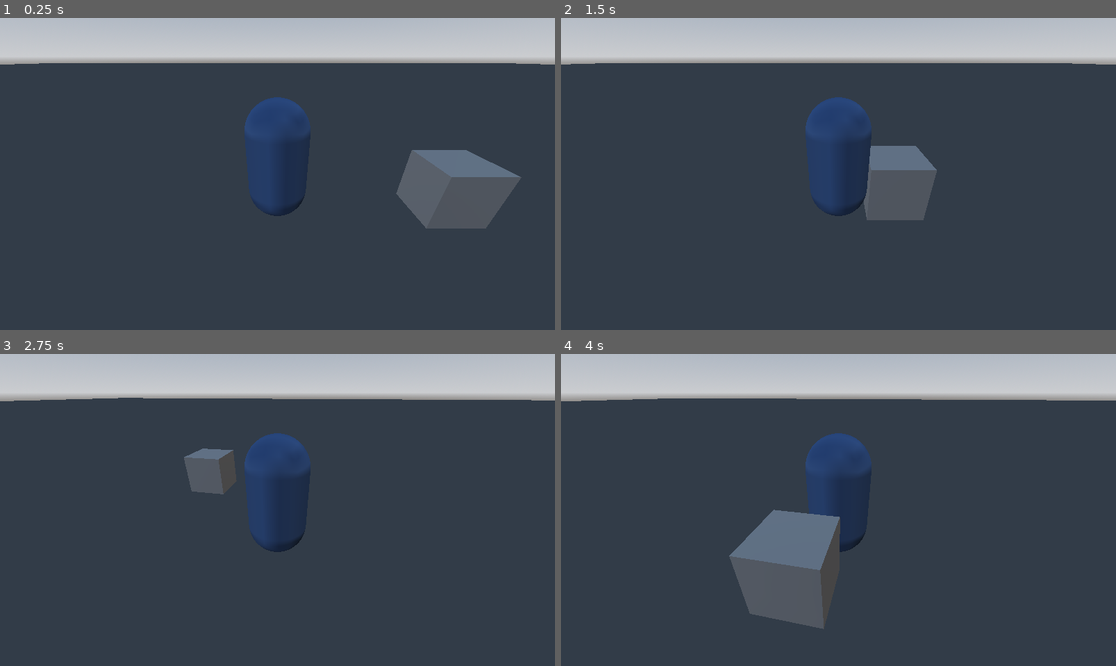
Above: before the commit, frames 1-4 (two rows, left to right).
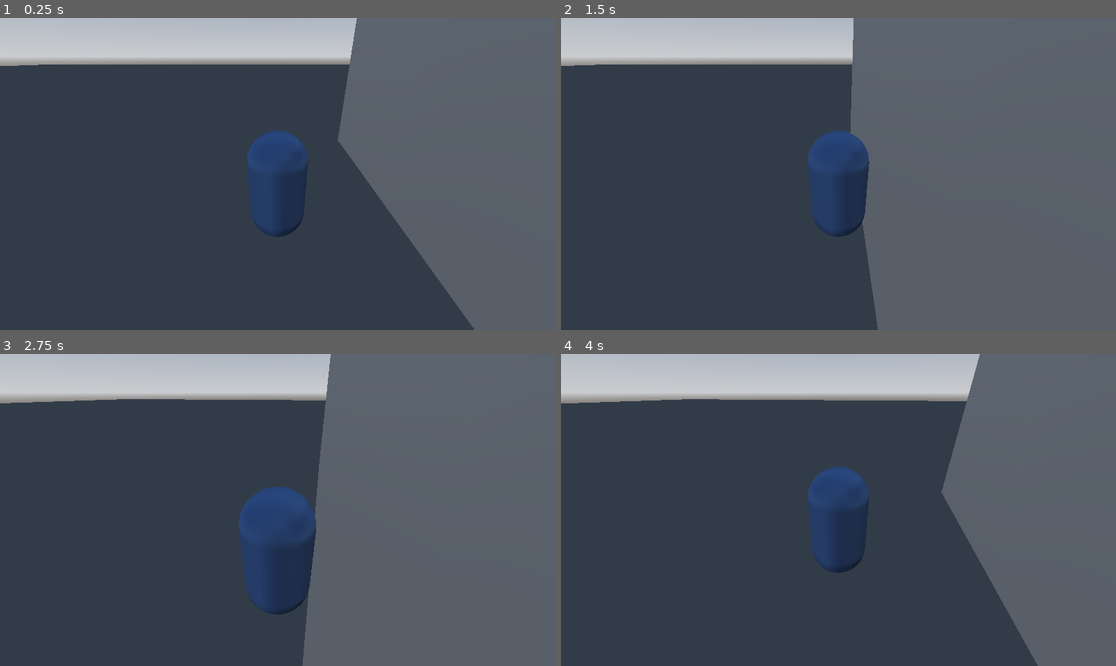
Above: after the commit, the same moments.

Repository: tmrupp/GGJ2026
Game: Godot game, scene res://scenes/tom.tscn
Same seed, same stepped clock (60 frames per second), same inputs: the game is played once before the commit and once after it.
Inputs:
- Up to frame 1 (0.25 s): no input
- Up to frame 2 (1.5 s): tap Enter at 0.5 s; hold D (Right) 0.53-1.28 s; tap Q (Clockwise) at 0.6 s; hold S (Back) from 1.28 s (still down); tap E (CounterClockwise) at 1.35 s
- Up to frame 3 (2.75 s): release S (Back) at 2.03 s; hold D (Right) from 2.03 s (still down); tap Q (Clockwise) at 2.1 s
- Up to frame 4 (4 s): release D (Right) at 2.78 s; hold W (Forward) 2.78-3.53 s; tap E (CounterClockwise) at 2.85 s; hold A (Left) from 3.53 s (still down); tap Q (Clockwise) at 3.6 s

The runs differ from the first frame. In frame 1, 30% of the frame differs, in the area x 0-100%, y 0-100%; in frame 2, 46%; in frame 3, 48%; in frame 4, 33%.

Commit message:
spring arm

Diff:
--- a/scenes/tom.tscn
+++ b/scenes/tom.tscn
@@ -32,6 +32,14 @@
 
 [sub_resource type="CapsuleShape3D" id="CapsuleShape3D_jvnnc"]
 
+[sub_resource type="SphereShape3D" id="SphereShape3D_eah0l"]
+
+[sub_resource type="StandardMaterial3D" id="StandardMaterial3D_7m3ry"]
+albedo_color = Color(1, 0, 0, 1)
+
+[sub_resource type="SphereMesh" id="SphereMesh_jvnnc"]
+material = SubResource("StandardMaterial3D_7m3ry")
+
 [node name="Main" type="Node3D"]
 
 [node name="WorldEnvironment" type="WorldEnvironment" parent="."]
@@ -41,25 +49,41 @@
 transform = Transform3D(100, 0, 0, 0, 100, 0, 0, 0, 100, 0, 0, 0)
 mesh = SubResource("PlaneMesh_eah0l")
 
-[node name="RigidBody3D" type="StaticBody3D" parent="."]
-transform = Transform3D(1, 0, 0, 0, 1, 0, 0, 0, 1, 3, 0.5, 0)
+[node name="Wall" type="StaticBody3D" parent="."]
+transform = Transform3D(-4.371139e-07, 0, 1, 0, 10, 0, -10, 0, -4.371139e-08, 3, 0.5, 0)
 
-[node name="CollisionShape3D" type="CollisionShape3D" parent="RigidBody3D"]
+[node name="CollisionShape3D" type="CollisionShape3D" parent="Wall"]
 shape = SubResource("BoxShape3D_eah0l")
 
-[node name="MeshInstance3D" type="MeshInstance3D" parent="RigidBody3D"]
+[node name="MeshInstance3D" type="MeshInstance3D" parent="Wall"]
 mesh = SubResource("BoxMesh_eah0l")
 skeleton = NodePath("../..")
 
-[node name="CharacterBody3D" type="CharacterBody3D" parent="."]
+[node name="Player" type="CharacterBody3D" parent="."]
 transform = Transform3D(1, 0, 0, 0, 1, 0, 0, 0, 1, 0, 1, 0)
 script = ExtResource("1_eah0l")
 
-[node name="MeshInstance3D" type="MeshInstance3D" parent="CharacterBody3D"]
+[node name="MeshInstance3D" type="MeshInstance3D" parent="Player"]
 mesh = SubResource("CapsuleMesh_7m3ry")
 
-[node name="CollisionShape3D" type="CollisionShape3D" parent="CharacterBody3D"]
+[node name="CollisionShape3D" type="CollisionShape3D" parent="Player"]
 shape = SubResource("CapsuleShape3D_jvnnc")
 
-[node name="Camera3D" type="Camera3D" parent="CharacterBody3D"]
-transform = Transform3D(1, 0, 0, 0, 0.8660254, 0.5, 0, -0.5, 0.8660254, 0, 1.5, 3)
+[node name="CameraPivot" type="Node3D" parent="Player"]
+transform = Transform3D(1, 0, 0, 0, 1, 0, 0, 0, 1, 0, 2, 0)
+
+[node name="SpringArm3D" type="SpringArm3D" parent="Player/CameraPivot"]
+spring_length = 3.0
+
+[node name="Camera3D" type="Camera3D" parent="Player/CameraPivot/SpringArm3D"]
+transform = Transform3D(1, 0, 0, 0, 0.8660255, 0.50000006, 0, -0.50000006, 0.8660255, 0, 0, 0)
+size = 4.0
+
+[node name="Area3D" type="Area3D" parent="."]
+transform = Transform3D(1, 0, 0, 0, 1, 0, 0, 0, 1, 0, 1, 6)
+
+[node name="CollisionShape3D" type="CollisionShape3D" parent="Area3D"]
+shape = SubResource("SphereShape3D_eah0l")
+
+[node name="MeshInstance3D" type="MeshInstance3D" parent="Area3D"]
+mesh = SubResource("SphereMesh_jvnnc")
Not shown: 1 places in scenes/tom.tscn that only renumber resources
